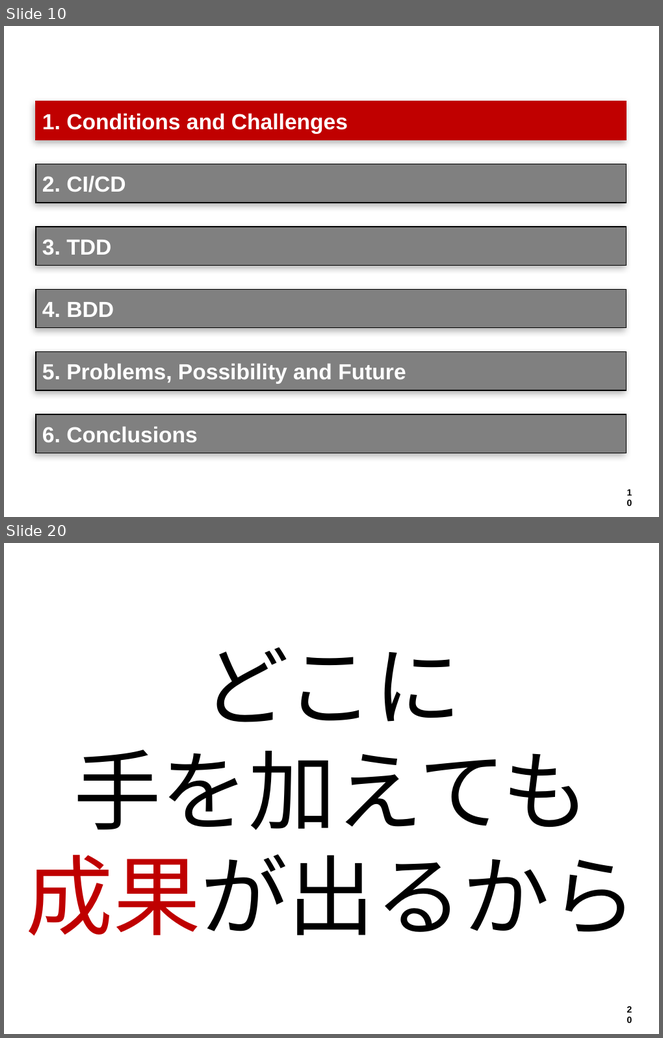
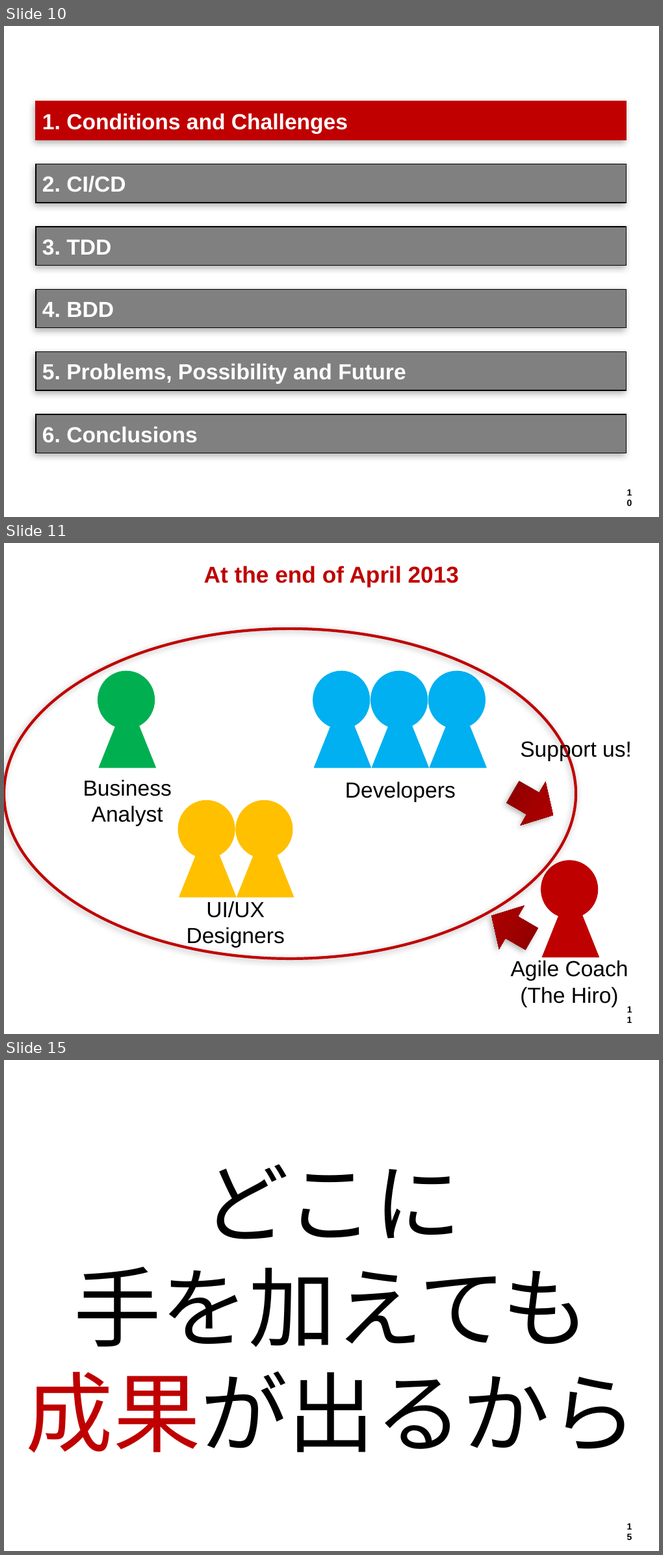
Before and after one commit to hageyahhoo/agile2014, a slide deck: presentations/TechnologyDrivenDevelopment.pptx. Shown one above the other, each under a label of ours: slides 10 and 20 before the commit, slides 10, 11 and 15 after it; the slides between them are not shown. The pictures are 663x1038 and 663x1555 pixels, drawn with LibreOffice and Linux fonts; fonts in the diff are those of the drawing; background and template pictures are left out. Boxes give left, top, right and bottom in pixels: in the first picture for what was removed or moved away, otherwise in the second. Text is boxed around its words. In the diff, an @@ line names an element or a change of style, - is before the commit and + after.

```diff
--- a/presentations/TechnologyDrivenDevelopment.pptx
+++ b/presentations/TechnologyDrivenDevelopment.pptx
@@ slide 11 added at (4,543,659,1034), background #FFFFFF; not listed: 1 template element that a slide beside it also shows @@
@@ title added at (204,566,459,587), 25.2 pt, text #C00000, bold @@
+At the end of April 2013
@@ ellipse added at (4,629,576,959), outline #C00000 3 pt @@
@@ ellipse added at (98,672,154,729), fill #00B050, outline #00B050 0.75 pt @@
@@ group added at (313,672,486,802): 3 triangles, 3 ellipses, 1 text @@
+Developers
@@ triangle added at (99,697,155,768), fill #00B050, outline #00B050 0.75 pt @@
@@ text added at (520,739,632,761), 24 pt, text #000000 @@
+Support us!
@@ left arrow added at (501,771,566,837), fill gradient #820000 to #A30000 to #BF0000 @@
@@ text added at (83,780,172,826), 24 pt, text #000000 @@
+Business
+Analyst
@@ group added at (178,800,294,948): 2 triangles, 2 ellipses, 1 text @@
+UI/UX
+Designers
@@ group added at (479,861,629,1008): 1 triangle, 1 ellipse, 1 text, 1 left arrow @@
+Agile Coach
+(The Hiro)
@@ what was slide 20 is now slide 15 @@
@@ page number at (621,1518,639,1536): text changed @@
-20
+15
```
Also in this commit, not shown: 3 slides changed, 14 other slides added, 14 slides removed, 2 other files.
